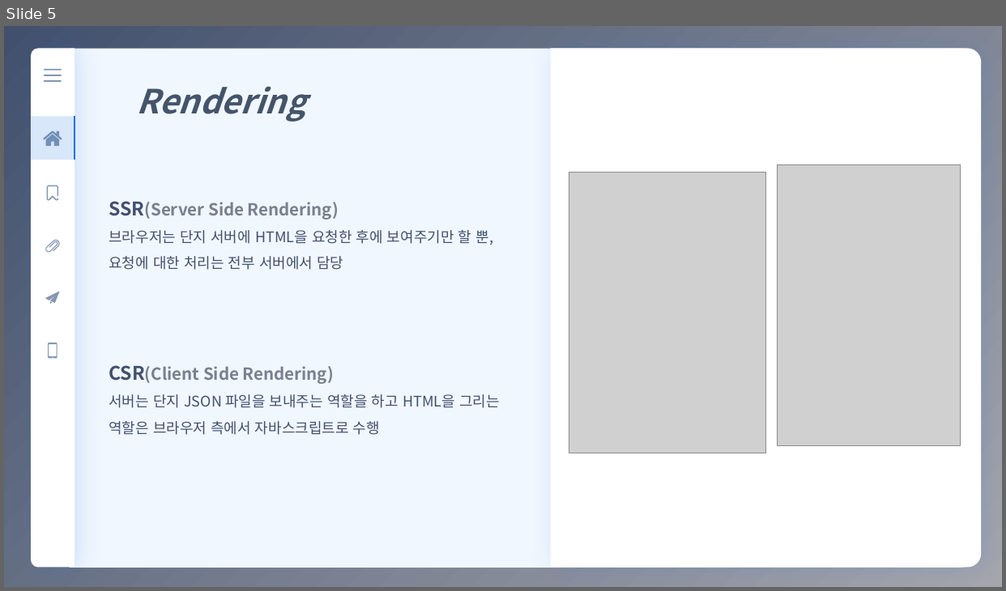
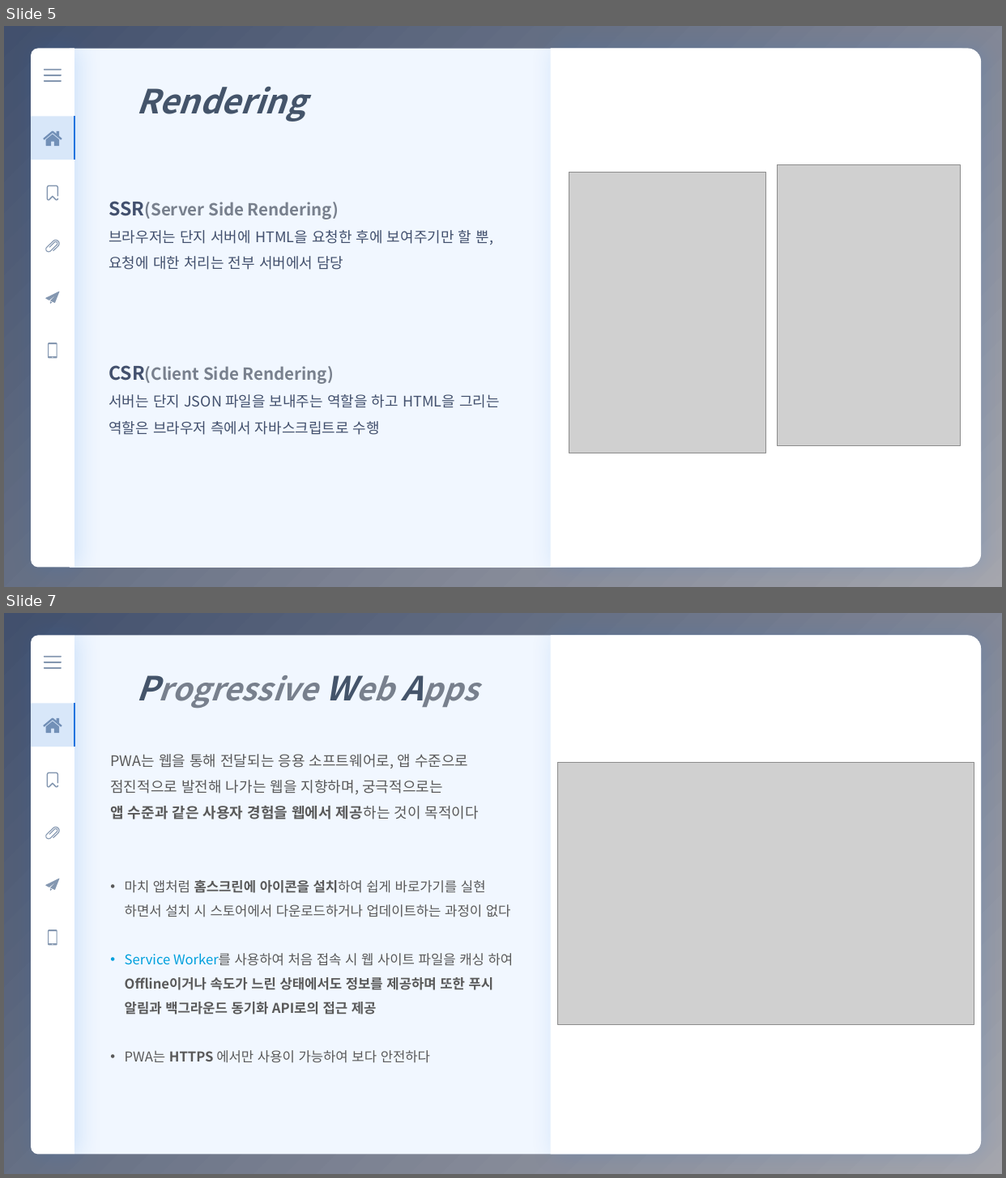
Before and after one commit to eunbee-kim/dmsql1471, a slide deck: 교육/4주차_MVC_SPA_PWA.pptx. Shown one above the other, each under a label of ours: slide 5 before the commit, slides 5 and 7 after it; the slides between them are not shown. The pictures are 1006x591 and 1006x1178 pixels, drawn with LibreOffice and Linux fonts; fonts in the diff are those of the drawing; grey boxes stand for pictures. Boxes give left, top, right and bottom in pixels: in the first picture for what was removed or moved away, otherwise in the second. Text is boxed around its words. In the diff, an @@ line names an element or a change of style, - is before the commit and + after.

```diff
--- a/교육/4주차_MVC_SPA_PWA.pptx
+++ b/교육/4주차_MVC_SPA_PWA.pptx
@@ slide 7 added at (4,613,1002,1174), background gradient #42506D to #A5A6AD @@
@@ round same rect added at (74,636,982,1155), fill #F1F7FF @@
@@ round same rect added at (551,635,982,1155), fill #FFFFFF @@
@@ text added at (129,644,523,704), 30 pt, text #78808D, bold, italic @@
+Progressive Web Apps
@@ group added at (31,635,74,1154): 6 freeform shapes, 3 rounded rectangles, 1 round same rect @@
@@ table added at (31,703,74,747), 1 rows, 1 columns @@
+
@@ text added at (110,754,513,1063), 13 pt, text #595959 @@
+PWA는 웹을 통해 전달되는 응용 소프트웨어로, 앱 수준으로 점진적으로 발전해 나가는 웹을 지향하며, 궁극적으로는
+앱 수준과 같은 사용자 경험을 웹에서 제공하는 것이 목적이다
+• 마치 앱처럼 홈스크린에 아이콘을 설치하여 쉽게 바로가기를 실현 하면서 설치 시 스토어에서 다운로드하거나 업데이트하는 과정이 없다
+• Service Worker를 사용하여 처음 접속 시 웹 사이트 파일을 캐싱 하여 Offline이거나 속도가 느린 상태에서도 정보를 제공하며 또한 푸시 알림과 백그라운드 동기화 API로의 접근 제공
+• PWA는 HTTPS 에서만 사용이 가능하여 보다 안전하다
@@ picture added at (558,762,974,1024) @@
```
Also in this commit, not shown: 3 slides changed, 2 other slides added, 2 slides removed.
